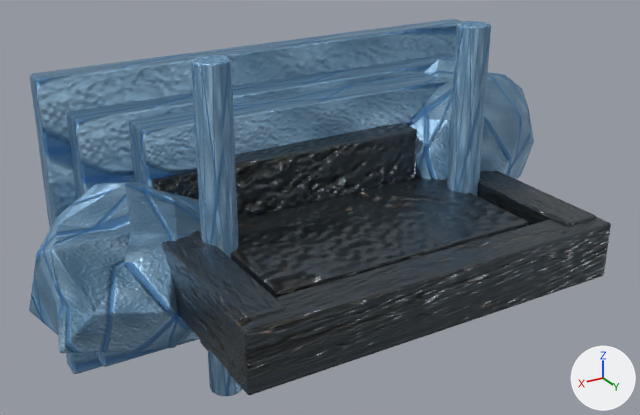
The Blender file source/aetherfall_phase2_cover.blend, before and after one commit.
Camera for both pictures: a 50 mm camera at (7.09, 13.56, 6.03) aimed at (0.29, 2.24, 0.37). The axes (+X, +Y, +Z) are drawn at lower right. The lights are the same throughout. The older version comes first.

The first picture shows 'BulkheadCore', 'BulkheadCrossbar', 'BulkheadPillar_-2.75', 'BulkheadPillar_2.75', 'BulkheadPipe_-2.75', 'BulkheadPipe_2.75', 'PodHull', 'PodToolHead', 'TerraceBase', 'TerraceRockEast', 'TerraceRockWest', 'TerraceStepHigh', 'TerraceStepLow' and 1 more.
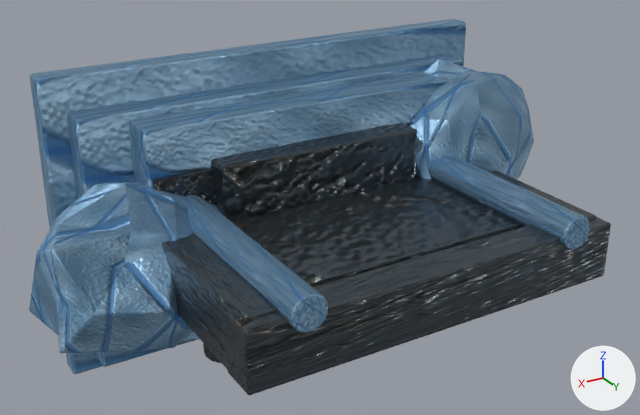
The change, as a diff of the scene's bpy script:
```diff
--- a/source/aetherfall_phase2_cover.blend.py
+++ b/source/aetherfall_phase2_cover.blend.py
@@ ob_podtoolhead @@
 ob_podtoolhead.location = (1.75, 1.63, -1.9)
-ob_podtoolhead.rotation_euler = (1.571, 0.0, 0.0)  # degrees (90, 0, 0)
+ob_podtoolhead.rotation_euler = (3.142, 0.0, 0.0)  # degrees (180, 0, 0)
@@ ob_bulkheadpipe__2_75 @@
 ob_bulkheadpipe__2_75.location = (-2.283, 2.7, 0.52)
+ob_bulkheadpipe__2_75.rotation_euler = (1.571, 0.0, 0.0)  # degrees (90, 0, 0)
@@ ob_bulkheadpipe_2_75 @@
 ob_bulkheadpipe_2_75.location = (2.283, 2.7, 0.52)
+ob_bulkheadpipe_2_75.rotation_euler = (1.571, 0.0, 0.0)  # degrees (90, 0, 0)
```

Pixel boxes (x1, y1, x2, y2) of what changed, in the pictures (640 x 415 px):
'BulkheadPipe_2.75', turned: before (191, 55, 242, 396); after (185, 195, 328, 333)
'BulkheadPipe_-2.75', turned: before (447, 21, 491, 196); after (428, 156, 590, 250)
'PodToolHead', turned (mostly hidden): before (200, 340, 208, 351); after (203, 343, 221, 363)
'BulkheadPillar_-2.75', unchanged, covered by the edit: before (477, 171, 597, 226); after (487, 171, 597, 220)
